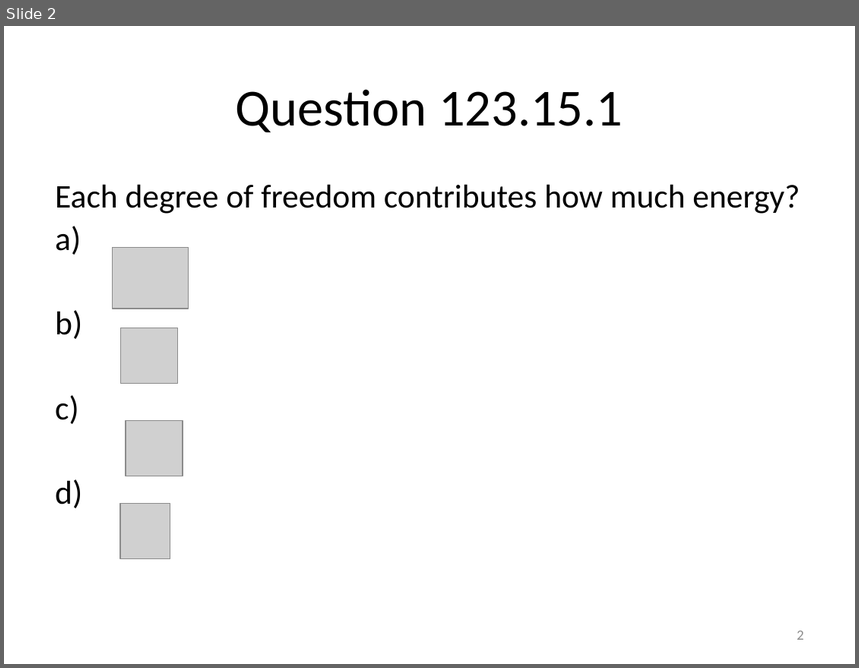
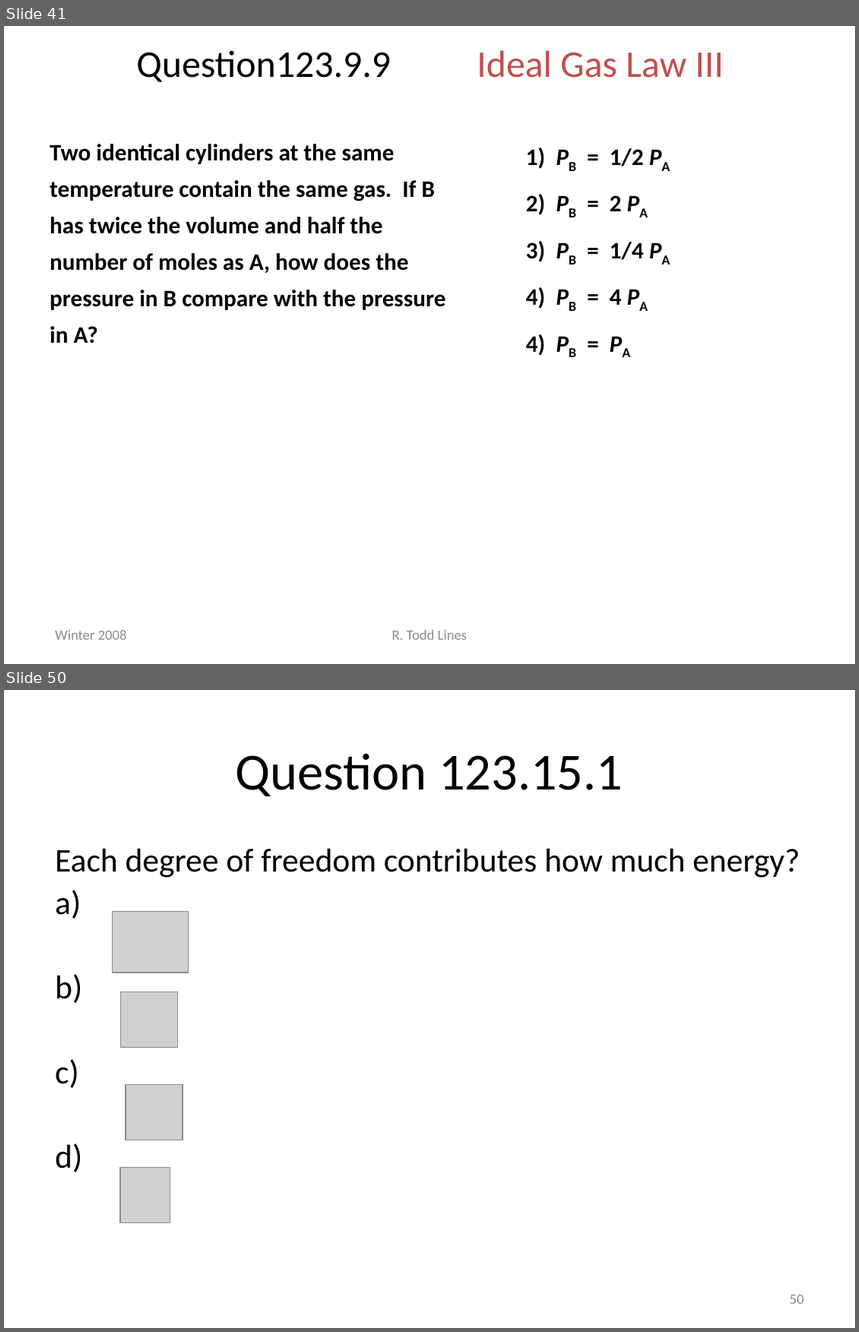
Before and after one commit to rtlines/Introductory-Physics-II, a slide deck: Lecture_Slides/PH 123 Lecture 31.pptx. Shown one above the other, each under a label of ours: slide 2 before the commit, slides 41 and 50 after it; the slides between them are not shown. The pictures are 859x668 and 859x1332 pixels, drawn with LibreOffice and Linux fonts; fonts in the diff are those of the drawing; grey boxes stand for pictures. Boxes give left, top, right and bottom in pixels: in the first picture for what was removed or moved away, otherwise in the second. Text is boxed around its words. In the diff, an @@ line names an element or a change of style, - is before the commit and + after.

```diff
--- a/Lecture_Slides/PH 123 Lecture 31.pptx
+++ b/Lecture_Slides/PH 123 Lecture 31.pptx
@@ slide 41 added at box(4, 26, 855, 664), background #FFFFFF @@
@@ title added at box(136, 50, 724, 82), 32 pt, text #000000 @@
+Question123.9.9 Ideal Gas Law III
@@ text added at box(50, 144, 446, 343), 20 pt, text #000000, bold @@
+Two identical cylinders at the same temperature contain the same gas. If B has twice the volume and half the number of moles as A, how does the pressure in B compare with the pressure in A?
@@ text added at box(526, 148, 644, 356), 20 pt, text #000000, bold @@
+1) PB = 1/2 PA
+2) PB = 2 PA
+3) PB = 1/4 PA
+4) PB = 4 PA
+4) PB = PA
@@ text added at box(55, 630, 127, 640), 12 pt, text #8C8C8C @@
+Winter 2008
@@ text added at box(392, 630, 467, 640), 12 pt, text #8C8C8C @@
+R. Todd Lines
@@ what was slide 2 is now slide 50 @@
@@ page number at box(790, 1295, 804, 1304): text changed @@
-2
+50
```
Also in this commit, not shown: 48 other slides added, 1 slide removed, 39 other files.
